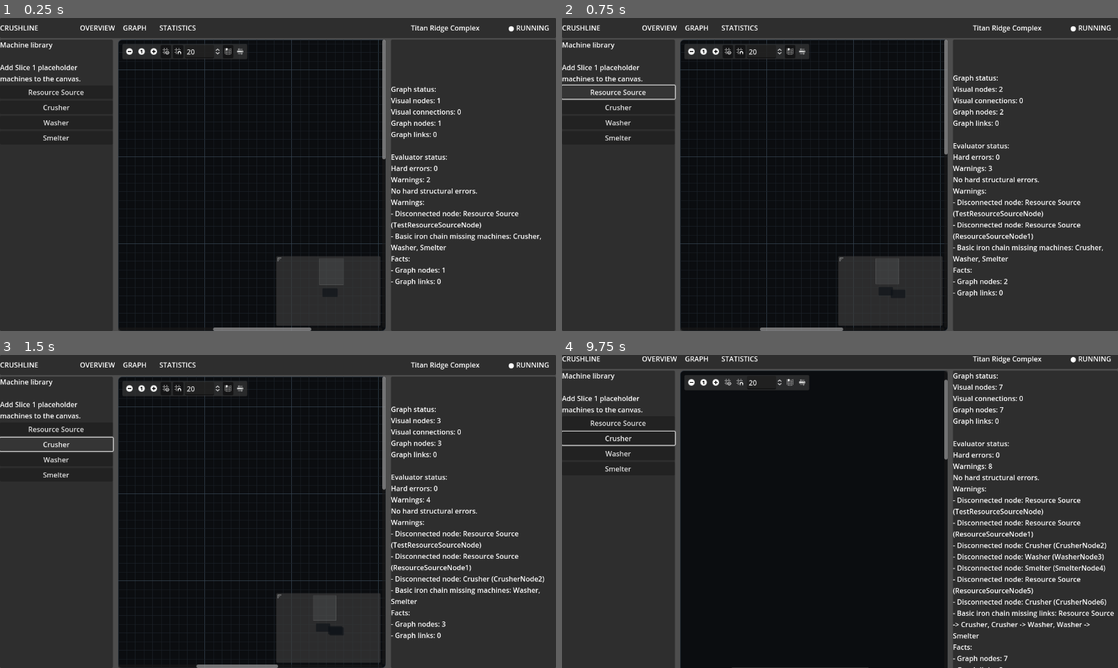
Above: before the commit, frames 1-4 (two rows, left to right).
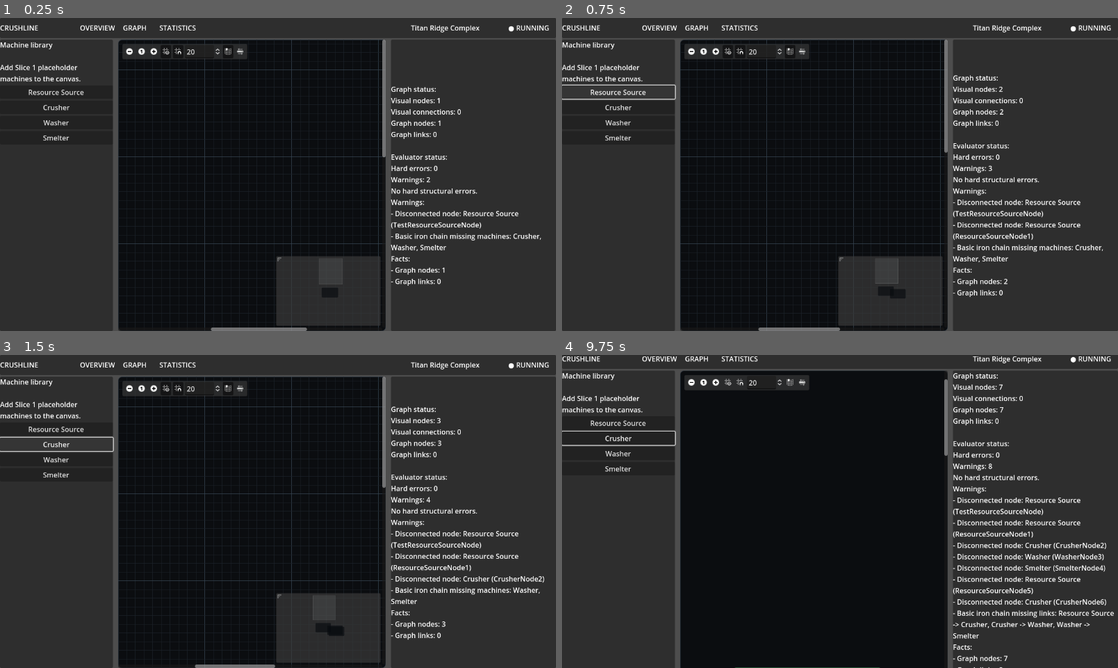
Above: after the commit, the same moments.

Repository: killerbearddude/Crushline-Godot
Game: Godot game, scene res://scenes/main/Main.tscn
Same seed, same stepped clock (60 frames per second), same inputs: the game is played once before the commit and once after it.
Inputs (mouse positions are in pixels of both pictures, inside the frame that each line leads up to):
- Up to frame 1 (0.25 s): no input
- Up to frame 2 (0.75 s): click "Resource Source" at 0.5 s
- Up to frame 3 (1.5 s): click "Crusher" at 1.25 s
- Up to frame 4 (9.75 s): click "Washer" at 2 s; click "Smelter" at 2.75 s; click (689, 389) at 3.5 s; click (717, 389) at 4.25 s; click (728, 389) at 5 s; click (739, 389) at 5.75 s; click (789, 389) at 6.5 s; click (801, 389) at 7.25 s; click "Resource Source" at 8 s; click "Crusher" at 8.75 s; click (689, 383) at 9.5 s

The runs differ from the first frame. In frame 1, less than 0.1% of the frame differs, in the area x 37-70%, y 44-100%; in frame 2, less than 0.1%; in frame 3, less than 0.1%; in frame 4, less than 0.1%, in the area x 30-70%, y 7-100%.

Commit message:
Push machine card styling harder

Diff:
--- a/scripts/ui/machine_graph_node.gd
+++ b/scripts/ui/machine_graph_node.gd
@@ -1,15 +1,15 @@
 extends GraphNode
 
 const PORT_TYPE_RESOURCE := 0
-const PORT_COLOR := Color(0.52, 0.74, 0.84)
-const PANEL_COLOR := Color(0.055, 0.070, 0.090)
-const PANEL_SELECTED_COLOR := Color(0.070, 0.095, 0.120)
-const BORDER_COLOR := Color(0.18, 0.72, 0.82)
-const TEXT_COLOR := Color(0.88, 0.92, 0.96)
+const PANEL_COLOR := Color(0.030, 0.042, 0.058)
+const PANEL_SELECTED_COLOR := Color(0.045, 0.070, 0.095)
+const ROW_COLOR := Color(0.070, 0.090, 0.115)
+const ROW_BORDER := Color(0.16, 0.24, 0.30)
+const TEXT_COLOR := Color(0.92, 0.96, 1.0)
 const MUTED_TEXT_COLOR := Color(0.58, 0.66, 0.74)
-const CAPTION_COLOR := Color(0.40, 0.78, 0.88)
+const CAPTION_COLOR := Color(0.42, 0.84, 0.96)
 const STATUS_COLOR := Color(0.25, 0.95, 0.42)
-const WARNING_COLOR := Color(0.95, 0.68, 0.22)
+const DEFAULT_ACCENT := Color(0.18, 0.72, 0.82)
 
 @export var machine_display_name := "Machine"
 @export var input_port_label := "In: input"
@@ -21,63 +21,69 @@
 
 
 func apply_placeholder_definition() -> void:
-	title = ""
-
-	_set_label_text("HeaderRow/HeaderText/TitleLabel", machine_display_name)
-	_set_label_text("HeaderRow/HeaderText/SubtitleLabel", _machine_subtitle())
-	_set_label_text("StatusRow/StatusLabel", "100% nominal")
-	_set_label_text("InputRow/InputLabel", _clean_port_label(input_port_label))
-	_set_label_text("OutputRow/OutputLabel", _clean_port_label(output_port_label))
+	title = "  %s" % machine_display_name
+	_set_label_text("StatusStrip/StatusLabel", "100% NOMINAL")
+	_set_label_text("StatusStrip/RateLabel", _rate_label())
+	_set_label_text("InputRow/InputContents/InputLabel", _clean_port_label(input_port_label))
+	_set_label_text("OutputRow/OutputContents/OutputLabel", _clean_port_label(output_port_label))
 	_set_label_text("MeterRow/MeterLabel", _flow_label())
 	_set_label_text("FooterRow/FooterLabel", _footer_label())
 
-	set_slot(2, true, PORT_TYPE_RESOURCE, _port_color(input_port_label), false, PORT_TYPE_RESOURCE, PORT_COLOR)
-	set_slot(3, false, PORT_TYPE_RESOURCE, PORT_COLOR, true, PORT_TYPE_RESOURCE, _port_color(output_port_label))
+	set_slot(1, true, PORT_TYPE_RESOURCE, _port_color(input_port_label), false, PORT_TYPE_RESOURCE, DEFAULT_ACCENT)
+	set_slot(2, false, PORT_TYPE_RESOURCE, DEFAULT_ACCENT, true, PORT_TYPE_RESOURCE, _port_color(output_port_label))
 
 
 func apply_visual_style() -> void:
-	custom_minimum_size = Vector2(380, 220)
-	add_theme_stylebox_override("panel", _make_node_style(PANEL_COLOR, _machine_accent(), 2))
-	add_theme_stylebox_override("panel_selected", _make_node_style(PANEL_SELECTED_COLOR, BORDER_COLOR, 3))
-	add_theme_color_override("title_color", Color(0, 0, 0, 0))
+	custom_minimum_size = Vector2(420, 250)
+	var accent := _machine_accent()
+	add_theme_stylebox_override("panel", _make_card_style(PANEL_COLOR, accent, 2, 14))
+	add_theme_stylebox_override("panel_selected", _make_card_style(PANEL_SELECTED_COLOR, Color(0.75, 0.95, 1.0), 4, 14))
+	add_theme_stylebox_override("titlebar", _make_title_style(accent))
+	add_theme_stylebox_override("titlebar_selected", _make_title_style(accent.lightened(0.12)))
+	add_theme_color_override("title_color", TEXT_COLOR)
+	add_theme_font_size_override("title_font_size", 18)
 
-	_apply_label_style("HeaderRow/HeaderText/TitleLabel", TEXT_COLOR, 18)
-	_apply_label_style("HeaderRow/HeaderText/SubtitleLabel", MUTED_TEXT_COLOR, 11)
-	_apply_label_style("StatusRow/StatusLabel", STATUS_COLOR, 13)
-	_apply_label_style("InputRow/InputCaption", CAPTION_COLOR, 11)
-	_apply_label_style("InputRow/InputLabel", TEXT_COLOR, 14)
-	_apply_label_style("OutputRow/OutputCaption", CAPTION_COLOR, 11)
-	_apply_label_style("OutputRow/OutputLabel", TEXT_COLOR, 14)
+	_style_row("InputRow")
+	_style_row("OutputRow")
+	_apply_label_style("StatusStrip/StatusLabel", STATUS_COLOR, 13)
+	_apply_label_style("StatusStrip/RateLabel", MUTED_TEXT_COLOR, 13)
+	_apply_label_style("InputRow/InputContents/InputCaption", CAPTION_COLOR, 12)
+	_apply_label_style("InputRow/InputContents/InputLabel", TEXT_COLOR, 16)
+	_apply_label_style("OutputRow/OutputContents/OutputCaption", CAPTION_COLOR, 12)
+	_apply_label_style("OutputRow/OutputContents/OutputLabel", TEXT_COLOR, 16)
 	_apply_label_style("MeterRow/MeterLabel", MUTED_TEXT_COLOR, 12)
 	_apply_label_style("FooterRow/FooterLabel", MUTED_TEXT_COLOR, 12)
 
-	_set_rect_color("HeaderRow/MachineGlyph", _machine_accent())
-	_set_rect_color("StatusRow/StatusDot", STATUS_COLOR)
-	_set_rect_color("MeterRow/MeterFill", STATUS_COLOR)
+	_set_rect_color("StatusStrip/StatusDot", STATUS_COLOR)
+	_set_rect_color("MeterRow/MeterBlockA", STATUS_COLOR)
+	_set_rect_color("MeterRow/MeterBlockB", STATUS_COLOR)
+	_set_rect_color("MeterRow/MeterBlockC", STATUS_COLOR)
 
 
-func _machine_subtitle() -> String:
-	match machine_display_name:
-		"Resource Source":
-			return "RESOURCE INPUT"
-		"Crusher":
-			return "MECHANICAL PROCESSOR"
-		"Washer":
-			return "FLUID PROCESSOR"
-		"Smelter":
-			return "THERMAL PROCESSOR"
-		_:
-			return "PROCESS NODE"
+func _style_row(path: String) -> void:
+	var panel := get_node_or_null(path) as PanelContainer
+	if panel != null:
+		panel.add_theme_stylebox_override("panel", _make_card_style(ROW_COLOR, ROW_BORDER, 1, 8))
+
+
+func _rate_label() -> String:
+	if output_port_label.contains("Iron Ore"):
+		return "720/m"
+	if output_port_label.contains("Iron Ingot"):
+		return "360/m"
+	return "READY"
 
 
 func _flow_label() -> String:
-	return "flow route pending"
+	if input_port_label.contains("none"):
+		return "SOURCE ONLINE"
+	return "ROUTE READY"
 
 
 func _footer_label() -> String:
 	if input_port_label.contains("none"):
-		return "source node"
-	return "awaiting evaluator"
+		return "external feed / no input required"
+	return "awaiting full production evaluator"
 
 
 func _machine_accent() -> Color:
@@ -91,7 +97,7 @@
 		"Smelter":
 			return Color(0.95, 0.45, 0.18)
 		_:
-			return BORDER_COLOR
+			return DEFAULT_ACCENT
 
 
 func _port_color(label_text: String) -> Color:
@@ -105,7 +111,7 @@
 		return Color(0.78, 0.45, 0.24)
 	if label_text.contains("none"):
 		return MUTED_TEXT_COLOR
-	return PORT_COLOR
+	return DEFAULT_ACCENT
 
 
 func _clean_port_label(label_text: String) -> String:
@@ -133,10 +139,29 @@
 	label.add_theme_font_size_override("font_size", font_size)
 
 
-func _make_node_style(bg_color: Color, border_color: Color, border_width: int) -> StyleBoxFlat:
+func _make_card_style(bg_color: Color, border_color: Color, border_width: int, corner_radius: int) -> StyleBoxFlat:
 	var style := StyleBoxFlat.new()
 	style.bg_color = bg_color
 	style.border_color = border_color
 	style.set_border_width_all(border_width)
-	style.set_corner_radius_all(12)
+	style.set_corner_radius_all(corner_radius)
+	style.content_margin_left = 8
+	style.content_margin_right = 8
+	style.content_margin_top = 6
+	style.content_margin_bottom = 6
 	return style
+
+
+func _make_title_style(accent: Color) -> StyleBoxFlat:
+	var style := StyleBoxFlat.new()
+	style.bg_color = accent.darkened(0.35)
+	style.border_color = accent
+	style.set_border_width_all(0)
+	style.border_width_bottom = 2
+	style.set_corner_radius_all(14)
+	style.corner_radius_bottom_left = 0
+	style.corner_radius_bottom_right = 0
+	style.content_margin_left = 12
+	style.content_margin_top = 8
+	style.content_margin_bottom = 8
+	return style
